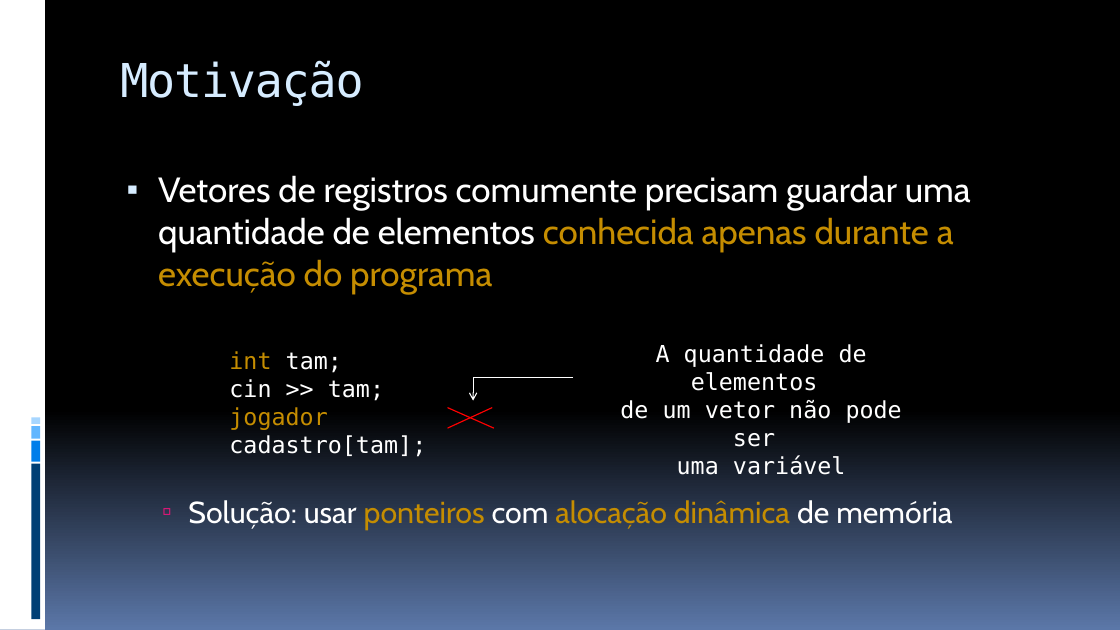
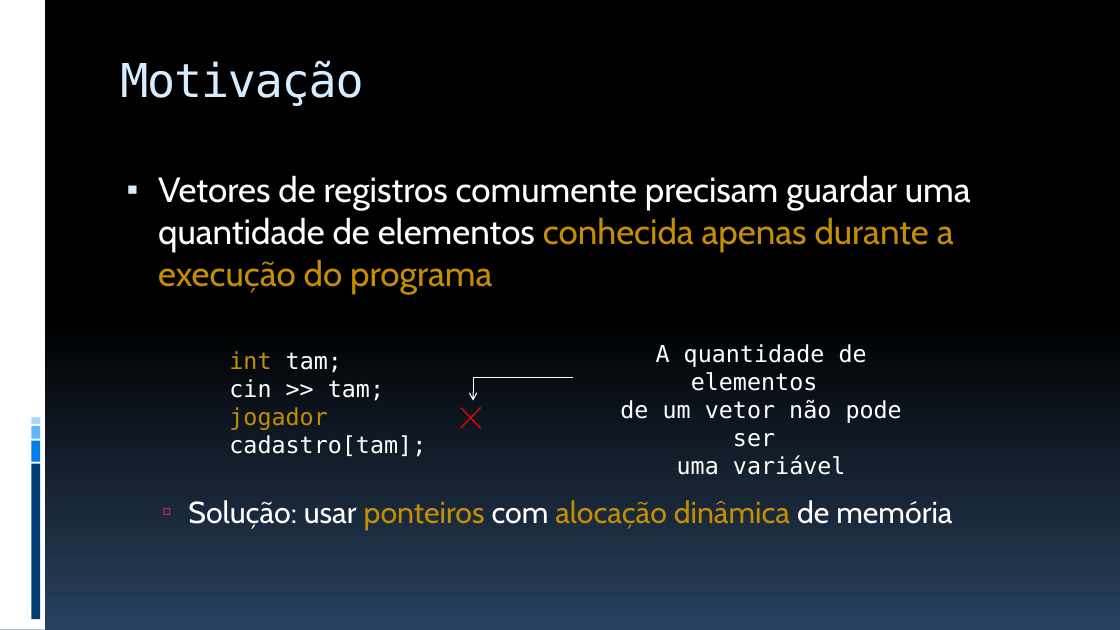
Before and after one commit to JudsonSS/ProgComp, a slide deck: slide 6 of Slides/14. Ponteiros.pptx. Drawn at 1120x630 pixels with LibreOffice and Linux fonts; fonts in the diff are those of the drawing. Boxes give left, top, right and bottom in pixels: in the first picture for what was removed or moved away, otherwise in the second. Text is boxed around its words. In the diff, an @@ line names an element or a change of style, - is before the commit and + after.

```diff
--- a/Slides/14. Ponteiros.pptx
+++ b/Slides/14. Ponteiros.pptx
@@ background gradient #000000 to #5B77A8 to gradient #000000 to #28415E @@
@@ line moved from (492, 408) - (448, 429) to (481, 408) - (461, 429) @@
@@ line moved from (448, 408) - (494, 429) to (461, 408) - (481, 429) @@
```
Also in this commit, not shown: 39 other slides changed, 5 other files.
